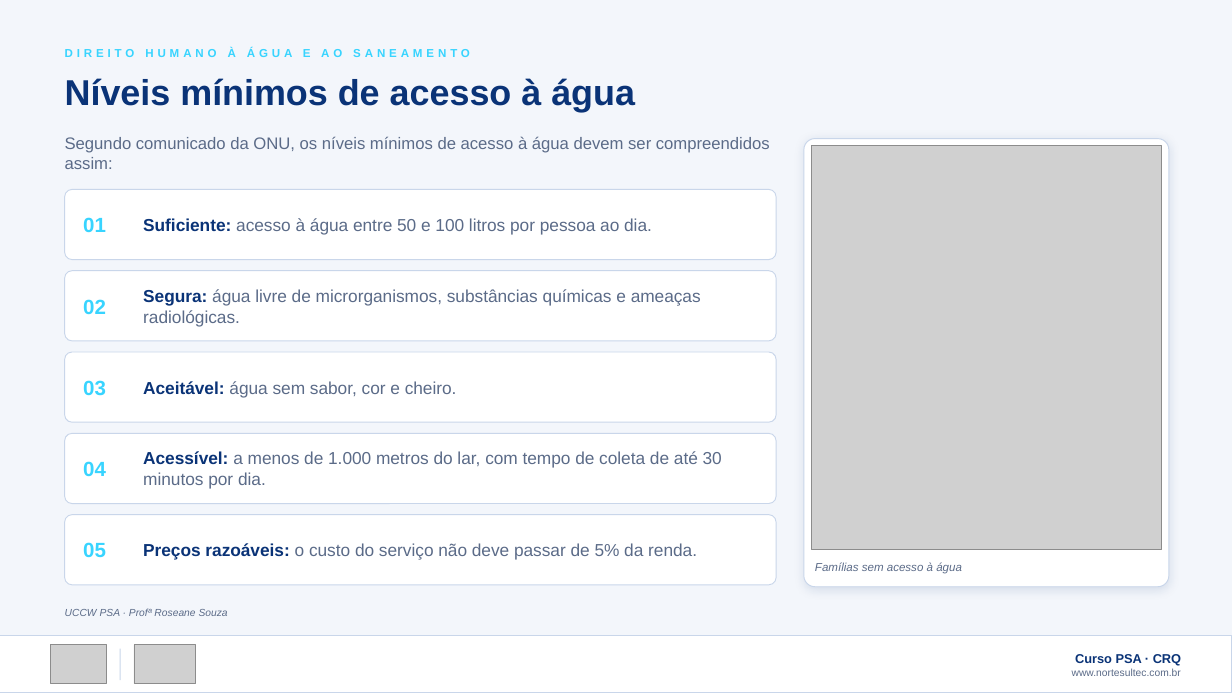
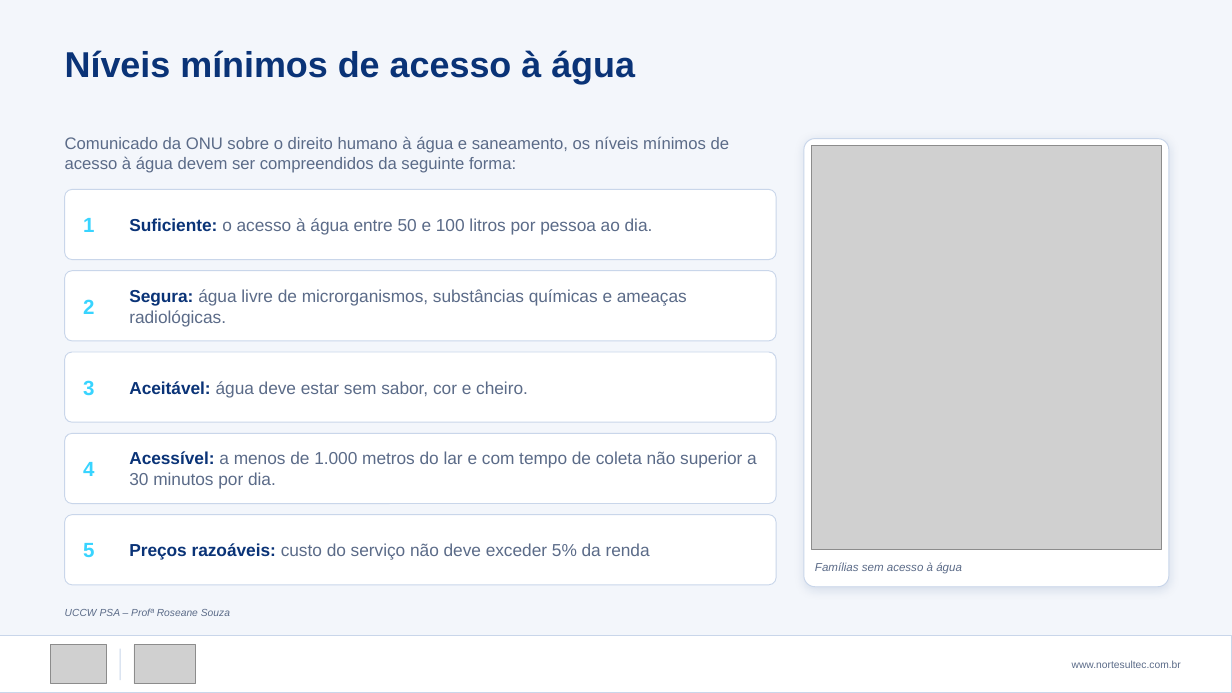
Before and after one commit to victorsntz/norte-sul-portfolio, a slide deck: slide 6 of apresentacoes/Curso-PSA-Plano-de-Seguranca-da-Agua-NorteSul.pptx. Drawn at 1232x693 pixels with LibreOffice and Linux fonts; fonts in the diff are those of the drawing; grey boxes stand for pictures. Boxes give left, top, right and bottom in pixels: in the first picture for what was removed or moved away, otherwise in the second. Text is boxed around its words. In the diff, an @@ line names an element or a change of style, - is before the commit and + after.

```diff
--- a/apresentacoes/Curso-PSA-Plano-de-Seguranca-da-Agua-NorteSul.pptx
+++ b/apresentacoes/Curso-PSA-Plano-de-Seguranca-da-Agua-NorteSul.pptx
@@ text "Níveis mínimos de acesso à ...": place and size @@
-text "Níveis mínimos de acesso à ..." at bbox=[65, 78, 635, 112]
+text "Níveis mínimos de acesso à ..." at bbox=[65, 50, 635, 84]
@@ text removed at bbox=[65, 48, 470, 57] @@
-DIREITO HUMANO À ÁGUA E AO SANEAMENTO
@@ text at bbox=[65, 136, 730, 173]: text changed @@
-Segundo comunicado da ONU, os níveis mínimos de acesso à água devem ser compreendidos assim:
+Comunicado da ONU sobre o direito humano à água e saneamento, os níveis mínimos de acesso à água devem ser compreendidos da seguinte forma:
@@ text removed at bbox=[83, 217, 106, 232] @@
-01
@@ text added at bbox=[83, 218, 94, 232], 16 pt, text #38D4FF, bold @@
+1
@@ text at bbox=[129, 218, 653, 235]: text changed @@
-Suficiente: acesso à água entre 50 e 100 litros por pessoa ao dia.
+Suficiente: o acesso à água entre 50 e 100 litros por pessoa ao dia.
@@ text removed at bbox=[83, 299, 106, 314] @@
-02
@@ text added at bbox=[83, 299, 94, 314], 16 pt, text #38D4FF, bold @@
+2
@@ text "Segura: água livre de microrganismos, ...": place and size @@
-text "Segura: água livre de microrganismos, ..." at bbox=[143, 289, 701, 326]
+text "Segura: água livre de microrganismos, ..." at bbox=[129, 289, 687, 326]
@@ text removed at bbox=[83, 380, 106, 396] @@
-03
@@ text added at bbox=[83, 380, 94, 396], 16 pt, text #38D4FF, bold @@
+3
@@ text at bbox=[129, 381, 528, 397]: text changed @@
-Aceitável: água sem sabor, cor e cheiro.
+Aceitável: água deve estar sem sabor, cor e cheiro.
@@ text removed at bbox=[83, 461, 106, 476] @@
-04
@@ text added at bbox=[83, 462, 94, 476], 16 pt, text #38D4FF, bold @@
+4
@@ text at bbox=[129, 451, 757, 489]: text changed @@
-Acessível: a menos de 1.000 metros do lar, com tempo de coleta de até 30 minutos por dia.
+Acessível: a menos de 1.000 metros do lar e com tempo de coleta não superior a 30 minutos por dia.
@@ text removed at bbox=[83, 542, 106, 557] @@
-05
@@ text added at bbox=[83, 543, 94, 557], 16 pt, text #38D4FF, bold @@
+5
@@ text at bbox=[129, 543, 650, 560]: text changed @@
-Preços razoáveis: o custo do serviço não deve passar de 5% da renda.
+Preços razoáveis: custo do serviço não deve exceder 5% da renda
@@ text at bbox=[65, 608, 230, 616]: text changed @@
-UCCW PSA · Profª Roseane Souza
+UCCW PSA – Profª Roseane Souza
@@ text at bbox=[1075, 654, 1181, 666]: paragraph removed @@
-Curso PSA · CRQ
```
Also in this commit, not shown: 27 other slides changed, 2 other files.
